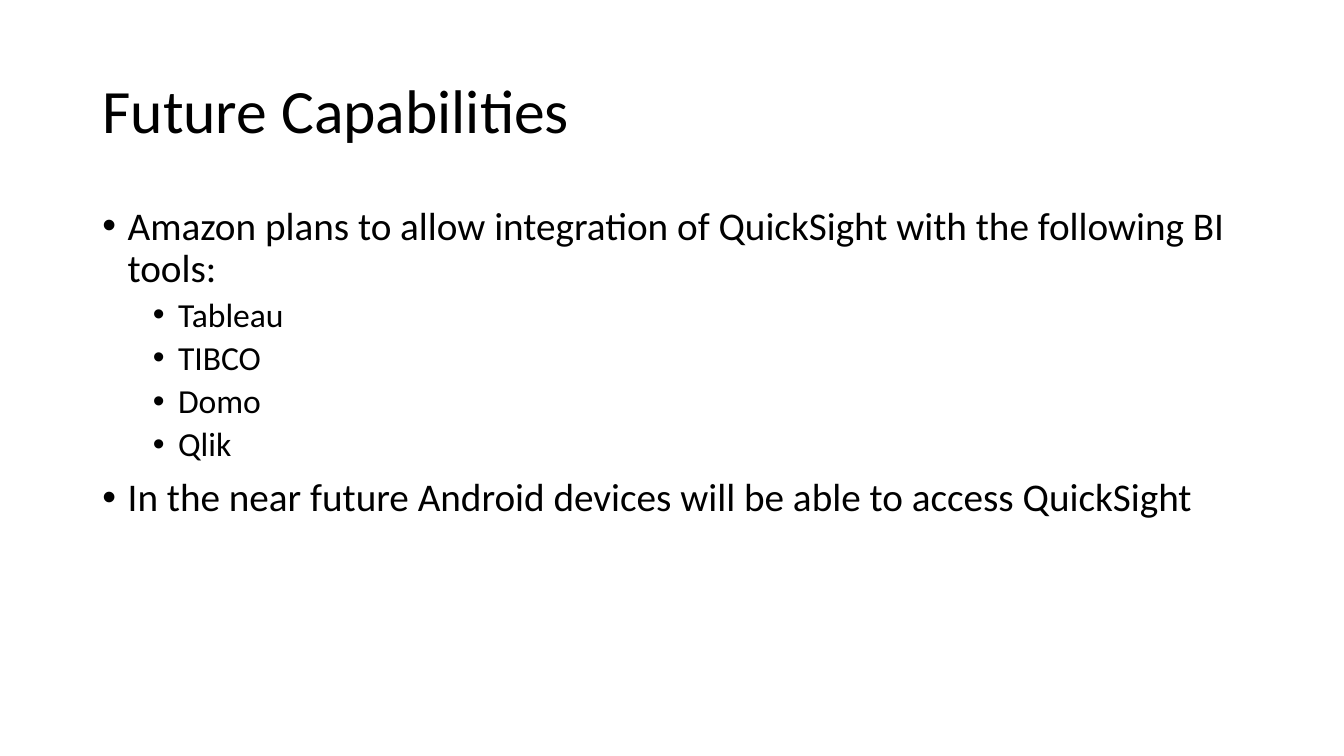
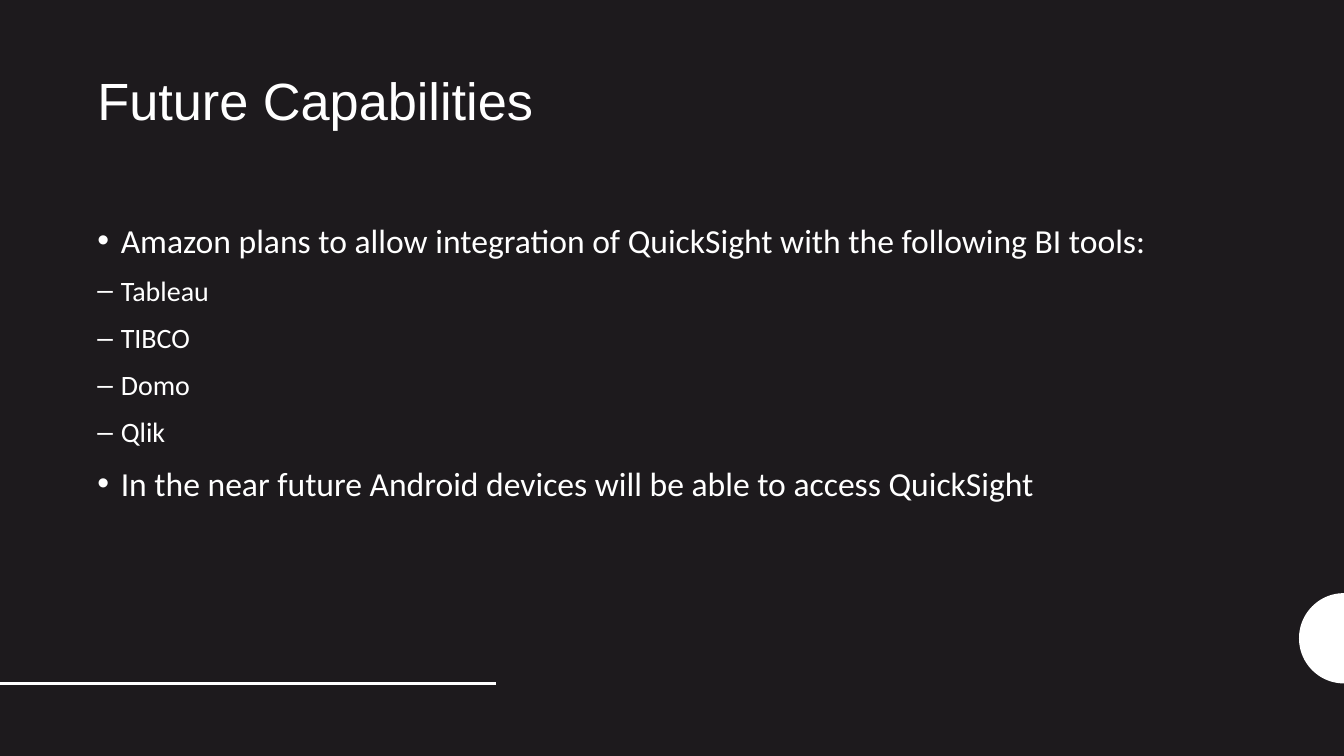
Before and after one commit to Team7-MSBA/BigData-AWS, a slide deck: slide 9 of QuickSight.pptx. Drawn at 1344x756 pixels with LibreOffice and Linux fonts; fonts in the diff are those of the drawing. Boxes give left, top, right and bottom in pixels: in the first picture for what was removed or moved away, otherwise in the second. Text is boxed around its words. In the diff, an @@ line names an element or a change of style, - is before the commit and + after.

```diff
--- a/QuickSight.pptx
+++ b/QuickSight.pptx
@@ background #FFFFFF to #1D1A1D @@
@@ title "Future Capabilities": place and size @@
-title "Future Capabilities" at <box>102,90,569,143</box>
+title "Future Capabilities" at <box>97,82,533,130</box>
@@ title "Future Capabilities" at <box>97,82,533,130</box>: size 44 to 37.3 pt, font Calibri to Arial, text colour #000000 to #FFFFFF; vertical alignment middle to top @@
@@ text "Amazon plans to allow integration ...": place and size @@
-text "Amazon plans to allow integration ..." at <box>128,212,1224,518</box>
+text "Amazon plans to allow integration ..." at <box>121,229,1145,502</box>
@@ text "Amazon plans to allow integration ..." at <box>121,229,1145,502</box>: size 28 to 24 pt in "Amazon plans to allow integration of QuickSight ...", "In the near future Android devices will ..."; text colour #000000 to #FFFFFF; size 24 to 20 pt in "Tableau", "TIBCO", "Domo", "Qlik"; indent changed; line spacing 0.9 to 1.12; less space between paragraphs; bullet • to –; more space between paragraphs @@
@@ freeform shape added at <box>1300,593,1344,684</box>, fill #FFFFFF @@
@@ line added from (0, 684) to (496, 684), #FFFFFF 2 pt @@
```
Also in this commit, not shown: 7 other slides changed, 2 slides added, 2 slides removed.
